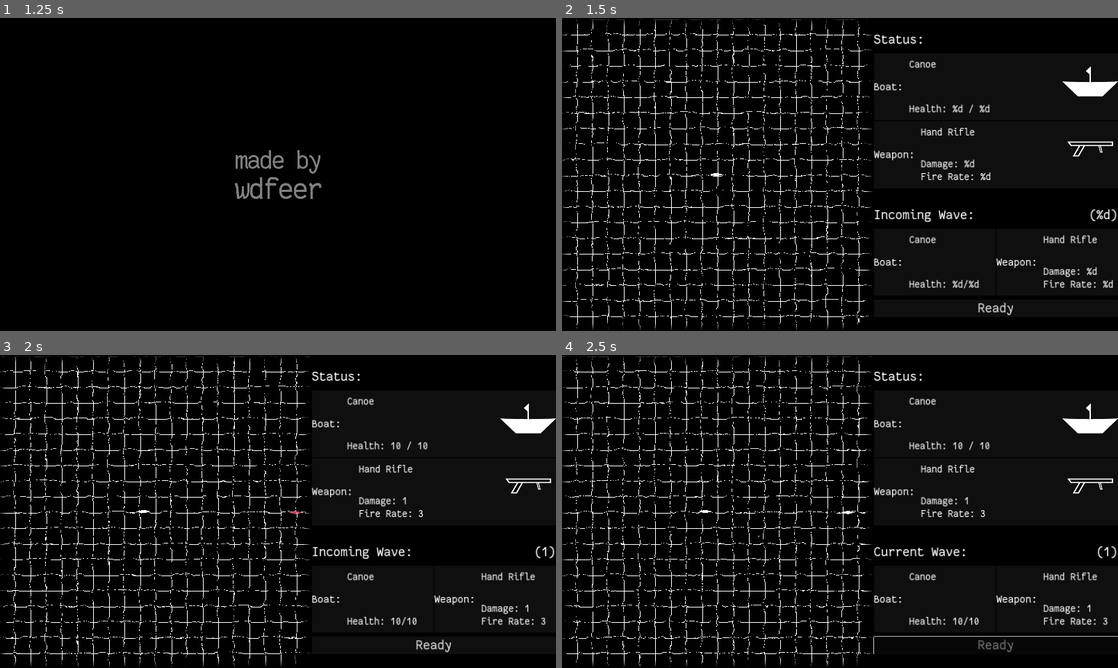
Above: before the commit, frames 1-4 (two rows, left to right).
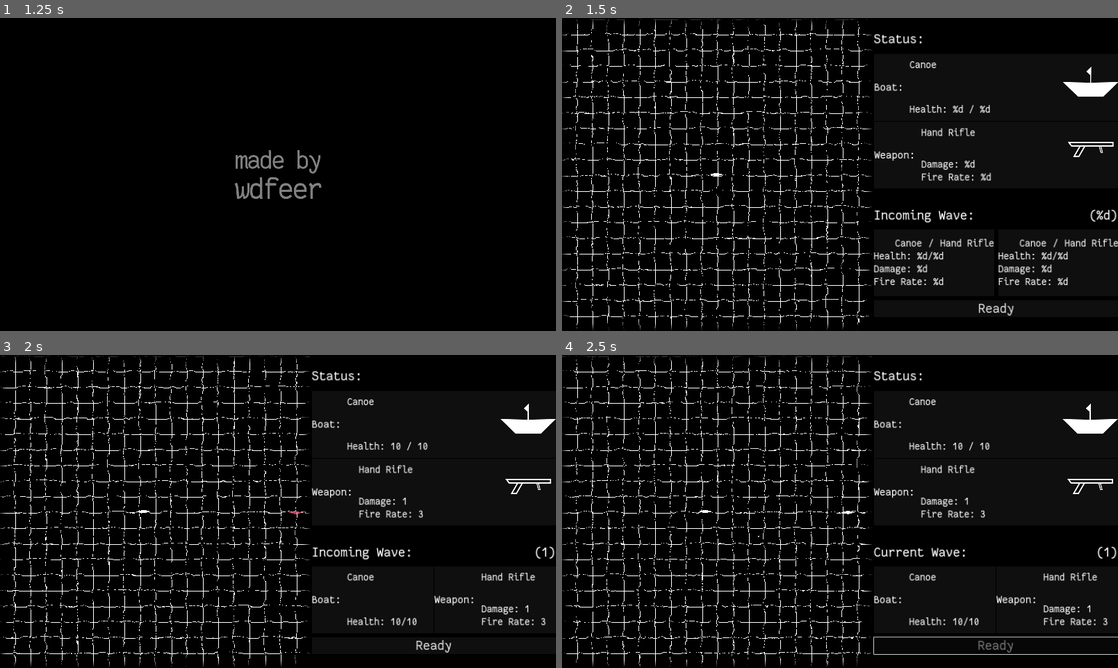
Above: after the commit, the same moments.

Repository: wdfeer/seabattle
Game: Godot game, scene res://src/splash.tscn
Two runs of this game, one before a commit and one after it. Both use one fixed random seed, a clock stepped at 60 frames per second and the inputs below.
Inputs (mouse positions are in pixels of both pictures, inside the frame that each line leads up to):
- Up to frame 1 (1.25 s): move the mouse to (400, 158) at 0.52 s; press the mouse at (400, 158) at 0.53 s; hold D (right) from 0.53 s (still down)
- Up to frame 2 (1.5 s): move the mouse to (728, 190) at 1.27 s; release D (right) at 1.28 s; release the mouse at (728, 190) at 1.28 s; hold S (down) from 1.28 s (still down); click (728, 190) at 1.35 s
- Up to frame 3 (2 s): keep holding S (down)
- Up to frame 4 (2.5 s): release S (down) at 2 s; click "Ready" at 2 s

Frame 1 is identical in both runs. In frame 2, 3.4% of the frame differs, in the area x 56-100%, y 5-96%; in frame 3, 1.5%; in frame 4, 1.7%.

Commit message:
Create two-enemy UI

Diff:
--- a/src/game.tscn
+++ b/src/game.tscn
@@ -102,7 +102,8 @@
 title = NodePath("../PlayerLabel")
 boat_info = NodePath("BoatInfo")
 
-[node name="BoatInfo" type="Node" parent="UI/PlayerInfo" node_paths=PackedStringArray("boat_label", "hp_label", "weapon_label", "dmg_label", "fire_rate_label")]
+[node name="BoatInfo" type="Control" parent="UI/PlayerInfo" node_paths=PackedStringArray("boat_label", "hp_label", "weapon_label", "dmg_label", "fire_rate_label")]
+layout_mode = 2
 script = ExtResource("11_ggwaq")
 boat_label = NodePath("../BoatInfoBox/HBoxContainer/HBoxContainer1/HBoxContainer/VBoxContainer/VBoxContainer1/BoatName")
 hp_label = NodePath("../BoatInfoBox/HBoxContainer/HBoxContainer1/HBoxContainer/VBoxContainer/VBoxContainer2/HpLabel")
@@ -262,115 +263,230 @@
 custom_minimum_size = Vector2(0, 20)
 layout_mode = 2
 
-[node name="WaveInfo" type="VBoxContainer" parent="UI" node_paths=PackedStringArray("title", "wave_counter", "ready_button", "boat_info")]
+[node name="WaveInfo" type="VBoxContainer" parent="UI" node_paths=PackedStringArray("title", "wave_counter", "ready_button", "two_enemies_ui", "single_enemy_info")]
 layout_mode = 2
 script = ExtResource("13_ipohm")
 title = NodePath("../HBoxContainer/WaveTitle")
 wave_counter = NodePath("../HBoxContainer/WaveCounter")
 ready_button = NodePath("ReadyButton")
-boat_info = NodePath("BoatInfo")
-
-[node name="BoatInfo" type="Node" parent="UI/WaveInfo" node_paths=PackedStringArray("boat_label", "hp_label", "weapon_label", "dmg_label", "fire_rate_label")]
+two_enemies_ui = NodePath("TwoEnemiesUI")
+single_enemy_info = NodePath("SingleEnemyUI")
+
+[node name="TwoEnemiesUI" type="HBoxContainer" parent="UI/WaveInfo"]
+custom_minimum_size = Vector2(0, 308)
+layout_mode = 2
+
+[node name="BoatInfoBox1" type="PanelContainer" parent="UI/WaveInfo/TwoEnemiesUI" node_paths=PackedStringArray("boat_label", "hp_label", "weapon_label", "dmg_label", "fire_rate_label")]
+custom_minimum_size = Vector2(555, 0)
+layout_mode = 2
 script = ExtResource("11_ggwaq")
-boat_label = NodePath("../HBoxContainer/BoatInfoBox/HBoxContainer/VBoxContainer/VBoxContainer1/BoatName")
-hp_label = NodePath("../HBoxContainer/BoatInfoBox/HBoxContainer/VBoxContainer/VBoxContainer2/HpLabel")
-weapon_label = NodePath("../HBoxContainer/WeaponInfoBox/HBoxContainer/VBoxContainer/VBoxContainer1/GunName")
-dmg_label = NodePath("../HBoxContainer/WeaponInfoBox/HBoxContainer/VBoxContainer/VBoxContainer2/DmgLabel")
-fire_rate_label = NodePath("../HBoxContainer/WeaponInfoBox/HBoxContainer/VBoxContainer/VBoxContainer2/FireRateLabel")
-
-[node name="HBoxContainer" type="HBoxContainer" parent="UI/WaveInfo"]
+boat_label = NodePath("VBoxContainer/HBoxContainer/BoatName")
+hp_label = NodePath("VBoxContainer/VBoxContainer2/HpLabel")
+weapon_label = NodePath("VBoxContainer/HBoxContainer/GunName")
+dmg_label = NodePath("VBoxContainer/VBoxContainer2/DmgLabel")
+fire_rate_label = NodePath("VBoxContainer/VBoxContainer2/FireRateLabel")
+
+[node name="VBoxContainer" type="VBoxContainer" parent="UI/WaveInfo/TwoEnemiesUI/BoatInfoBox1"]
 layout_mode = 2
 alignment = 1
 
-[node name="BoatInfoBox" type="PanelContainer" parent="UI/WaveInfo/HBoxContainer"]
-custom_minimum_size = Vector2(560, 0)
-layout_mode = 2
-
-[node name="HBoxContainer" type="HBoxContainer" parent="UI/WaveInfo/HBoxContainer/BoatInfoBox"]
-layout_mode = 2
-
-[node name="Label" type="Label" parent="UI/WaveInfo/HBoxContainer/BoatInfoBox/HBoxContainer"]
+[node name="20Spacer1" type="Control" parent="UI/WaveInfo/TwoEnemiesUI/BoatInfoBox1/VBoxContainer"]
+custom_minimum_size = Vector2(20, 20)
+layout_mode = 2
+
+[node name="HBoxContainer" type="HBoxContainer" parent="UI/WaveInfo/TwoEnemiesUI/BoatInfoBox1/VBoxContainer"]
+layout_mode = 2
+alignment = 2
+
+[node name="BoatName" type="Label" parent="UI/WaveInfo/TwoEnemiesUI/BoatInfoBox1/VBoxContainer/HBoxContainer"]
+layout_mode = 2
+text = "Canoe"
+
+[node name="LabelSpacer" type="Label" parent="UI/WaveInfo/TwoEnemiesUI/BoatInfoBox1/VBoxContainer/HBoxContainer"]
+layout_mode = 2
+text = " / "
+
+[node name="GunName" type="Label" parent="UI/WaveInfo/TwoEnemiesUI/BoatInfoBox1/VBoxContainer/HBoxContainer"]
+layout_mode = 2
+text = "Hand Rifle"
+horizontal_alignment = 2
+
+[node name="VBoxContainer2" type="VBoxContainer" parent="UI/WaveInfo/TwoEnemiesUI/BoatInfoBox1/VBoxContainer"]
+layout_mode = 2
+
+[node name="HpLabel" type="Label" parent="UI/WaveInfo/TwoEnemiesUI/BoatInfoBox1/VBoxContainer/VBoxContainer2"]
+layout_mode = 2
+text = "Health: %d/%d"
+
+[node name="DmgLabel" type="Label" parent="UI/WaveInfo/TwoEnemiesUI/BoatInfoBox1/VBoxContainer/VBoxContainer2"]
+layout_mode = 2
+text = "Damage: %d"
+
+[node name="FireRateLabel" type="Label" parent="UI/WaveInfo/TwoEnemiesUI/BoatInfoBox1/VBoxContainer/VBoxContainer2"]
+layout_mode = 2
+text = "Fire Rate: %d"
+
+[node name="20Spacer2" type="Control" parent="UI/WaveInfo/TwoEnemiesUI/BoatInfoBox1/VBoxContainer"]
+custom_minimum_size = Vector2(20, 20)
+layout_mode = 2
+
+[node name="10Spacer" type="Control" parent="UI/WaveInfo/TwoEnemiesUI"]
+custom_minimum_size = Vector2(10, 10)
+layout_mode = 2
+
+[node name="BoatInfoBox2" type="PanelContainer" parent="UI/WaveInfo/TwoEnemiesUI" node_paths=PackedStringArray("boat_label", "hp_label", "weapon_label", "dmg_label", "fire_rate_label")]
+custom_minimum_size = Vector2(555, 0)
+layout_mode = 2
+script = ExtResource("11_ggwaq")
+boat_label = NodePath("VBoxContainer/HBoxContainer/BoatName")
+hp_label = NodePath("VBoxContainer/VBoxContainer2/HpLabel")
+weapon_label = NodePath("VBoxContainer/HBoxContainer/GunName")
+dmg_label = NodePath("VBoxContainer/VBoxContainer2/DmgLabel")
+fire_rate_label = NodePath("VBoxContainer/VBoxContainer2/FireRateLabel")
+
+[node name="VBoxContainer" type="VBoxContainer" parent="UI/WaveInfo/TwoEnemiesUI/BoatInfoBox2"]
+layout_mode = 2
+alignment = 1
+
+[node name="20Spacer1" type="Control" parent="UI/WaveInfo/TwoEnemiesUI/BoatInfoBox2/VBoxContainer"]
+custom_minimum_size = Vector2(20, 20)
+layout_mode = 2
+
+[node name="HBoxContainer" type="HBoxContainer" parent="UI/WaveInfo/TwoEnemiesUI/BoatInfoBox2/VBoxContainer"]
+layout_mode = 2
+alignment = 2
+
+[node name="BoatName" type="Label" parent="UI/WaveInfo/TwoEnemiesUI/BoatInfoBox2/VBoxContainer/HBoxContainer"]
+layout_mode = 2
+text = "Canoe"
+
+[node name="LabelSpacer" type="Label" parent="UI/WaveInfo/TwoEnemiesUI/BoatInfoBox2/VBoxContainer/HBoxContainer"]
+layout_mode = 2
+text = " / "
+
+[node name="GunName" type="Label" parent="UI/WaveInfo/TwoEnemiesUI/BoatInfoBox2/VBoxContainer/HBoxContainer"]
+layout_mode = 2
+text = "Hand Rifle"
+horizontal_alignment = 2
+
+[node name="VBoxContainer2" type="VBoxContainer" parent="UI/WaveInfo/TwoEnemiesUI/BoatInfoBox2/VBoxContainer"]
+layout_mode = 2
+
+[node name="HpLabel" type="Label" parent="UI/WaveInfo/TwoEnemiesUI/BoatInfoBox2/VBoxContainer/VBoxContainer2"]
+layout_mode = 2
+text = "Health: %d/%d"
+
+[node name="DmgLabel" type="Label" parent="UI/WaveInfo/TwoEnemiesUI/BoatInfoBox2/VBoxContainer/VBoxContainer2"]
+layout_mode = 2
+text = "Damage: %d"
+
+[node name="FireRateLabel" type="Label" parent="UI/WaveInfo/TwoEnemiesUI/BoatInfoBox2/VBoxContainer/VBoxContainer2"]
+layout_mode = 2
+text = "Fire Rate: %d"
+
+[node name="20Spacer2" type="Control" parent="UI/WaveInfo/TwoEnemiesUI/BoatInfoBox2/VBoxContainer"]
+custom_minimum_size = Vector2(20, 20)
+layout_mode = 2
+
+[node name="SingleEnemyUI" type="HBoxContainer" parent="UI/WaveInfo" node_paths=PackedStringArray("boat_label", "hp_label", "weapon_label", "dmg_label", "fire_rate_label")]
+visible = false
+layout_mode = 2
+script = ExtResource("11_ggwaq")
+boat_label = NodePath("BoatInfoBox/HBoxContainer/VBoxContainer/VBoxContainer1/BoatName")
+hp_label = NodePath("BoatInfoBox/HBoxContainer/VBoxContainer/VBoxContainer2/HpLabel")
+weapon_label = NodePath("WeaponInfoBox/HBoxContainer/VBoxContainer/VBoxContainer1/GunName")
+dmg_label = NodePath("WeaponInfoBox/HBoxContainer/VBoxContainer/VBoxContainer2/DmgLabel")
+fire_rate_label = NodePath("WeaponInfoBox/HBoxContainer/VBoxContainer/VBoxContainer2/FireRateLabel")
+
+[node name="BoatInfoBox" type="PanelContainer" parent="UI/WaveInfo/SingleEnemyUI"]
+custom_minimum_size = Vector2(560, 0)
+layout_mode = 2
+
+[node name="HBoxContainer" type="HBoxContainer" parent="UI/WaveInfo/SingleEnemyUI/BoatInfoBox"]
+layout_mode = 2
+
+[node name="Label" type="Label" parent="UI/WaveInfo/SingleEnemyUI/BoatInfoBox/HBoxContainer"]
 layout_mode = 2
 theme_override_font_sizes/font_size = 52
 text = "Boat:"
 
-[node name="20Spacer" type="Control" parent="UI/WaveInfo/HBoxContainer/BoatInfoBox/HBoxContainer"]
-custom_minimum_size = Vector2(20, 20)
-layout_mode = 2
-
-[node name="VBoxContainer" type="VBoxContainer" parent="UI/WaveInfo/HBoxContainer/BoatInfoBox/HBoxContainer"]
-layout_mode = 2
-
-[node name="20Spacer1" type="Control" parent="UI/WaveInfo/HBoxContainer/BoatInfoBox/HBoxContainer/VBoxContainer"]
-custom_minimum_size = Vector2(20, 20)
-layout_mode = 2
-
-[node name="VBoxContainer1" type="VBoxContainer" parent="UI/WaveInfo/HBoxContainer/BoatInfoBox/HBoxContainer/VBoxContainer"]
-custom_minimum_size = Vector2(0, 128)
-layout_mode = 2
-
-[node name="BoatName" type="Label" parent="UI/WaveInfo/HBoxContainer/BoatInfoBox/HBoxContainer/VBoxContainer/VBoxContainer1"]
+[node name="20Spacer" type="Control" parent="UI/WaveInfo/SingleEnemyUI/BoatInfoBox/HBoxContainer"]
+custom_minimum_size = Vector2(20, 20)
+layout_mode = 2
+
+[node name="VBoxContainer" type="VBoxContainer" parent="UI/WaveInfo/SingleEnemyUI/BoatInfoBox/HBoxContainer"]
+layout_mode = 2
+
+[node name="20Spacer1" type="Control" parent="UI/WaveInfo/SingleEnemyUI/BoatInfoBox/HBoxContainer/VBoxContainer"]
+custom_minimum_size = Vector2(20, 20)
+layout_mode = 2
+
+[node name="VBoxContainer1" type="VBoxContainer" parent="UI/WaveInfo/SingleEnemyUI/BoatInfoBox/HBoxContainer/VBoxContainer"]
+custom_minimum_size = Vector2(0, 128)
+layout_mode = 2
+
+[node name="BoatName" type="Label" parent="UI/WaveInfo/SingleEnemyUI/BoatInfoBox/HBoxContainer/VBoxContainer/VBoxContainer1"]
 layout_mode = 2
 text = "Canoe"
 
-[node name="VBoxContainer2" type="VBoxContainer" parent="UI/WaveInfo/HBoxContainer/BoatInfoBox/HBoxContainer/VBoxContainer"]
-custom_minimum_size = Vector2(0, 128)
-layout_mode = 2
-alignment = 2
-
-[node name="HpLabel" type="Label" parent="UI/WaveInfo/HBoxContainer/BoatInfoBox/HBoxContainer/VBoxContainer/VBoxContainer2"]
+[node name="VBoxContainer2" type="VBoxContainer" parent="UI/WaveInfo/SingleEnemyUI/BoatInfoBox/HBoxContainer/VBoxContainer"]
+custom_minimum_size = Vector2(0, 128)
+layout_mode = 2
+alignment = 2
+
+[node name="HpLabel" type="Label" parent="UI/WaveInfo/SingleEnemyUI/BoatInfoBox/HBoxContainer/VBoxContainer/VBoxContainer2"]
 layout_mode = 2
 text = "Health: %d/%d"
 
-[node name="20Spacer2" type="Control" parent="UI/WaveInfo/HBoxContainer/BoatInfoBox/HBoxContainer/VBoxContainer"]
-custom_minimum_size = Vector2(20, 20)
-layout_mode = 2
-
-[node name="WeaponInfoBox" type="PanelContainer" parent="UI/WaveInfo/HBoxContainer"]
-custom_minimum_size = Vector2(560, 0)
-layout_mode = 2
-
-[node name="HBoxContainer" type="HBoxContainer" parent="UI/WaveInfo/HBoxContainer/WeaponInfoBox"]
-layout_mode = 2
-
-[node name="Label" type="Label" parent="UI/WaveInfo/HBoxContainer/WeaponInfoBox/HBoxContainer"]
+[node name="20Spacer2" type="Control" parent="UI/WaveInfo/SingleEnemyUI/BoatInfoBox/HBoxContainer/VBoxContainer"]
+custom_minimum_size = Vector2(20, 20)
+layout_mode = 2
+
+[node name="WeaponInfoBox" type="PanelContainer" parent="UI/WaveInfo/SingleEnemyUI"]
+custom_minimum_size = Vector2(560, 0)
+layout_mode = 2
+
+[node name="HBoxContainer" type="HBoxContainer" parent="UI/WaveInfo/SingleEnemyUI/WeaponInfoBox"]
+layout_mode = 2
+
+[node name="Label" type="Label" parent="UI/WaveInfo/SingleEnemyUI/WeaponInfoBox/HBoxContainer"]
 layout_mode = 2
 theme_override_font_sizes/font_size = 52
 text = "Weapon:"
 
-[node name="20Spacer" type="Control" parent="UI/WaveInfo/HBoxContainer/WeaponInfoBox/HBoxContainer"]
-custom_minimum_size = Vector2(20, 20)
-layout_mode = 2
-
-[node name="VBoxContainer" type="VBoxContainer" parent="UI/WaveInfo/HBoxContainer/WeaponInfoBox/HBoxContainer"]
-layout_mode = 2
-
-[node name="20Spacer1" type="Control" parent="UI/WaveInfo/HBoxContainer/WeaponInfoBox/HBoxContainer/VBoxContainer"]
-custom_minimum_size = Vector2(20, 20)
-layout_mode = 2
-
-[node name="VBoxContainer1" type="VBoxContainer" parent="UI/WaveInfo/HBoxContainer/WeaponInfoBox/HBoxContainer/VBoxContainer"]
-custom_minimum_size = Vector2(0, 128)
-layout_mode = 2
-
-[node name="GunName" type="Label" parent="UI/WaveInfo/HBoxContainer/WeaponInfoBox/HBoxContainer/VBoxContainer/VBoxContainer1"]
+[node name="20Spacer" type="Control" parent="UI/WaveInfo/SingleEnemyUI/WeaponInfoBox/HBoxContainer"]
+custom_minimum_size = Vector2(20, 20)
+layout_mode = 2
+
+[node name="VBoxContainer" type="VBoxContainer" parent="UI/WaveInfo/SingleEnemyUI/WeaponInfoBox/HBoxContainer"]
+layout_mode = 2
+
+[node name="20Spacer1" type="Control" parent="UI/WaveInfo/SingleEnemyUI/WeaponInfoBox/HBoxContainer/VBoxContainer"]
+custom_minimum_size = Vector2(20, 20)
+layout_mode = 2
+
+[node name="VBoxContainer1" type="VBoxContainer" parent="UI/WaveInfo/SingleEnemyUI/WeaponInfoBox/HBoxContainer/VBoxContainer"]
+custom_minimum_size = Vector2(0, 128)
+layout_mode = 2
+
+[node name="GunName" type="Label" parent="UI/WaveInfo/SingleEnemyUI/WeaponInfoBox/HBoxContainer/VBoxContainer/VBoxContainer1"]
 layout_mode = 2
 text = "Hand Rifle"
 
-[node name="VBoxContainer2" type="VBoxContainer" parent="UI/WaveInfo/HBoxContainer/WeaponInfoBox/HBoxContainer/VBoxContainer"]
-custom_minimum_size = Vector2(0, 128)
-layout_mode = 2
-alignment = 2
-
-[node name="DmgLabel" type="Label" parent="UI/WaveInfo/HBoxContainer/WeaponInfoBox/HBoxContainer/VBoxContainer/VBoxContainer2"]
+[node name="VBoxContainer2" type="VBoxContainer" parent="UI/WaveInfo/SingleEnemyUI/WeaponInfoBox/HBoxContainer/VBoxContainer"]
+custom_minimum_size = Vector2(0, 128)
+layout_mode = 2
+alignment = 2
+
+[node name="DmgLabel" type="Label" parent="UI/WaveInfo/SingleEnemyUI/WeaponInfoBox/HBoxContainer/VBoxContainer/VBoxContainer2"]
 layout_mode = 2
 text = "Damage: %d"
 
-[node name="FireRateLabel" type="Label" parent="UI/WaveInfo/HBoxContainer/WeaponInfoBox/HBoxContainer/VBoxContainer/VBoxContainer2"]
+[node name="FireRateLabel" type="Label" parent="UI/WaveInfo/SingleEnemyUI/WeaponInfoBox/HBoxContainer/VBoxContainer/VBoxContainer2"]
 layout_mode = 2
 text = "Fire Rate: %d"
 
-[node name="20Spacer2" type="Control" parent="UI/WaveInfo/HBoxContainer/WeaponInfoBox/HBoxContainer/VBoxContainer"]
+[node name="20Spacer2" type="Control" parent="UI/WaveInfo/SingleEnemyUI/WeaponInfoBox/HBoxContainer/VBoxContainer"]
 custom_minimum_size = Vector2(20, 20)
 layout_mode = 2
 
--- a/src/ui/boat_info.gd
+++ b/src/ui/boat_info.gd
@@ -1,5 +1,5 @@
 class_name BoatInfo
-extends Node
+extends Control
 
 @export var boat_label: Label
 @export var hp_label: Label
@@ -14,6 +14,8 @@
 
 var last_max_hp: float
 func _process(_delta: float) -> void:
+	if !visible: return
+
 	if boat == null:
 		hp_label.text = hp_text % [0, last_max_hp]
 	else:
--- a/src/ui/wave_info.gd
+++ b/src/ui/wave_info.gd
@@ -4,7 +4,11 @@
 @export var wave_counter: Label
 @onready var wave_counter_text = wave_counter.text
 @export var ready_button: Button
-@export var boat_info: BoatInfo
+
+@export var two_enemies_ui: Control
+@onready var two_enemies_infos = two_enemies_ui.get_children().filter(func(n): return n is BoatInfo)
+
+@export var single_enemy_info: BoatInfo
 
 func _process(delta: float) -> void:
 	if Waves.wave_state == Waves.WaveState.Waiting:
@@ -17,8 +21,17 @@
 	wave_counter.text = wave_counter_text % Waves.wave_counter
 
 	var enemies = Waves.get_enemies()
-	if !enemies.is_empty():
+	var enemy_count = len(enemies)
+	if enemy_count == 2:
+		two_enemies_ui.visible = true
+		single_enemy_info.visible = false
+		for i in 2:
+			two_enemies_infos[i] = enemies[i]
+	elif enemy_count == 1:
 		var enemy: Boat = enemies[0]
-		boat_info.boat = enemy
+		two_enemies_ui.visible = false
+		single_enemy_info.visible = true
+		single_enemy_info.boat = enemy
 	else:
-		boat_info.boat = null
+		two_enemies_ui.visible = false
+		single_enemy_info.visible = false
